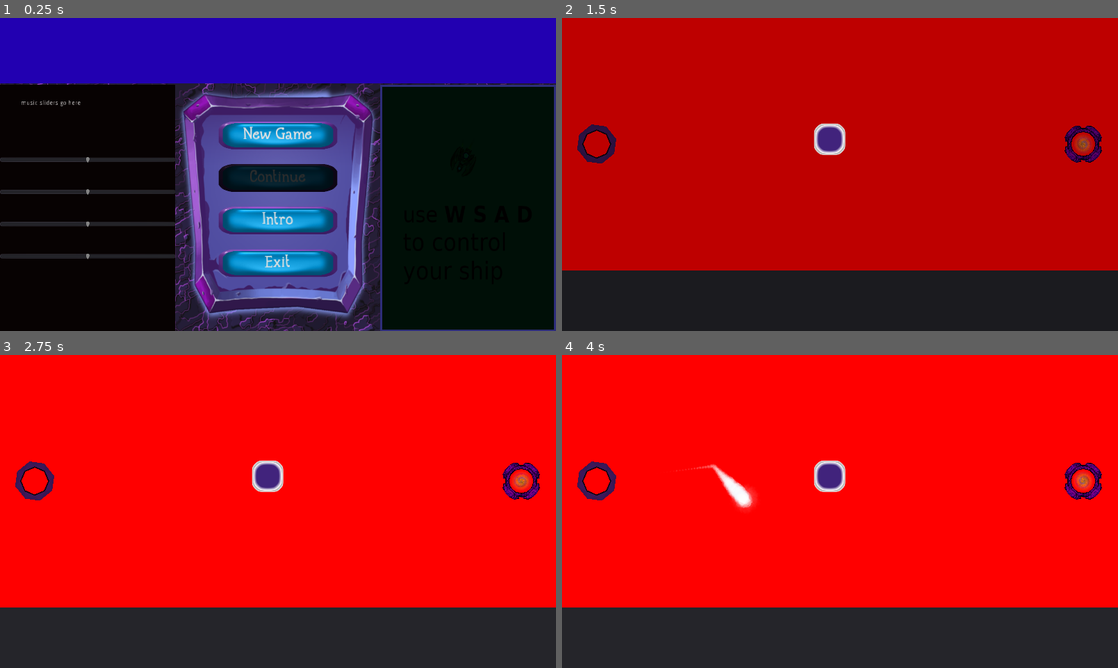
Above: before the commit, frames 1-4 (two rows, left to right).
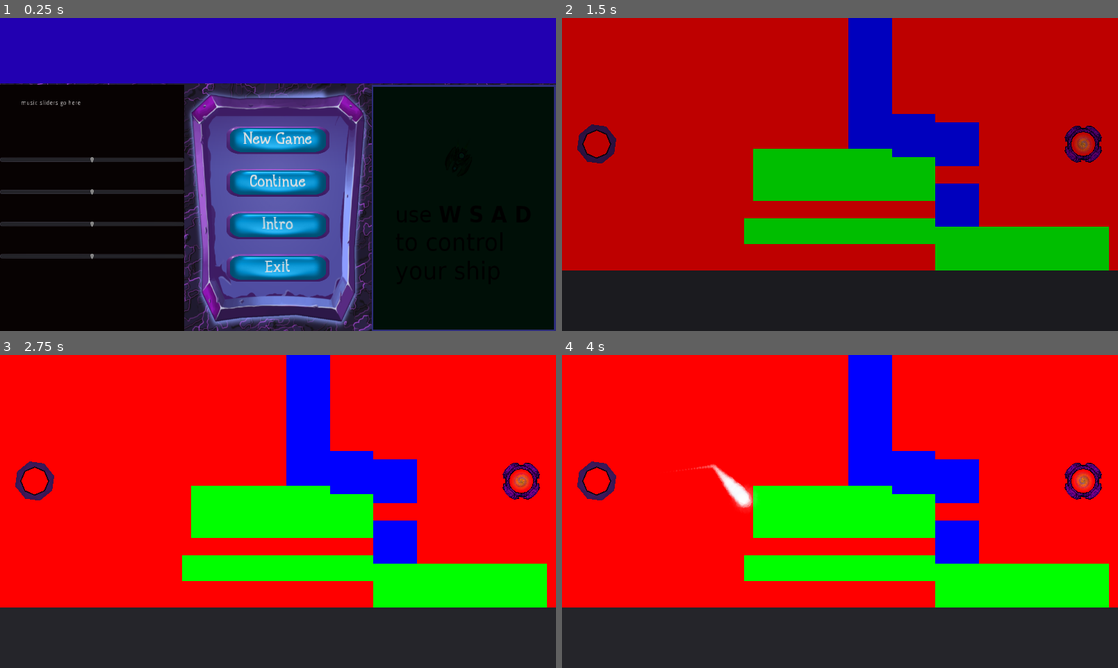
Above: after the commit, the same moments.

Repository: ktosox/Wild_Jam_03_2019
Game: Godot game, scene res://Scenes_and_Scripts/MainMenu/MainMenu.tscn
The game is run twice, just before and just after one commit, with the same random seed, the same clock (stepped at 60 frames per second) and the same inputs.
Inputs (mouse positions are in pixels of both pictures, inside the frame that each line leads up to):
- Up to frame 1 (0.25 s): no input
- Up to frame 2 (1.5 s): click "New Game" at 0.5 s; move the mouse to (962, 158) at 1.27 s; click (962, 158) at 1.42 s
- Up to frame 3 (2.75 s): tap Enter at 2 s; move the mouse to (166, 527) at 2.02 s; click (166, 527) at 2.17 s
- Up to frame 4 (4 s): move the mouse to (895, 442) at 2.77 s; click (895, 442) at 2.92 s; move the mouse to (812, 574) at 3.52 s; click (812, 574) at 3.67 s

The runs differ from the first frame. In frame 1, 18% of the frame differs, in the area x 15-85%, y 21-100%; in frame 2, 19%, in the area x 32-99%, y 0-81%; in frame 3, 19%; in frame 4, 19%.

Commit message:
layout is now level dependant

Diff:
--- a/CurrentLevel.gd
+++ b/CurrentLevel.gd
@@ -1,11 +1,10 @@
 extends Node
 
-# class member variables go here, for example:
-# var a = 2
+
 var Level
 var lifes = 3
 
 func _ready():
-	Level = 0
+	Level = 2
 
 	pass
--- /dev/null
+++ b/Levels/2/GameLayer.tscn
@@ -0,0 +1,21 @@
+[gd_scene load_steps=3 format=2]
+
+[ext_resource path="res://Scenes_and_Scripts/GameCore/GameLayerHolder.gd" type="Script" id=1]
+[ext_resource path="res://Scenes_and_Scripts/GameCore/ColorLayer.tscn" type="PackedScene" id=2]
+
+[node name="GameLayerHolder" type="Node"]
+script = ExtResource( 1 )
+
+[node name="Background" type="ColorRect" parent="."]
+anchor_right = 1.0
+anchor_bottom = 1.0
+color = Color( 0, 0, 0, 1 )
+
+[node name="LayerRed" parent="." instance=ExtResource( 2 )]
+tile_data = PoolIntArray( 65563, 0, 0, 196614, 0, 0, 196619, 0, 0, 196624, 0, 0, 196651, 1, 0, 393239, 1, 0, 393266, 1, 0, 589838, 0, 0, 655379, 1, 0, 1048591, 0, 0, 1835015, 1, 0, 1835023, 1, 0, 1835031, 1, 0, 1835039, 1, 0, 1900591, 0, 0, 2031623, 1, 0, 2031631, 1, 0, 2031639, 1, 0, 2031647, 1, 0 )
+
+[node name="LayerGreen" parent="." instance=ExtResource( 2 )]
+tile_data = PoolIntArray( 983062, 1, 0, 1179670, 1, 0, 1507349, 1, 0, 1507355, 1, 0, 1507363, 1, 0, 1572912, 0, 0, 1572917, 0, 0, 1572922, 0, 0, 1900597, 0, 0, 1900602, 0, 0 )
+
+[node name="LayerBlue" parent="." instance=ExtResource( 2 )]
+tile_data = PoolIntArray( 33, 0, 0, 65590, 0, 0, 65591, 0, 0, 65594, 0, 0, 65595, 0, 0, 65596, 0, 0, 131085, 0, 0, 131086, 0, 0, 131132, 0, 0, 196631, 0, 0, 196639, 0, 0, 196640, 0, 0, 196641, 0, 0, 196642, 0, 0, 196643, 0, 0, 262148, 0, 0, 262168, 0, 0, 262171, 0, 0, 262173, 0, 0, 262174, 0, 0, 262183, 0, 0, 262204, 0, 0, 327705, 0, 0, 393240, 0, 0, 393264, 0, 0, 393266, 0, 0, 393267, 0, 0, 458776, 0, 0, 589835, 0, 0, 589836, 0, 0, 720940, 0, 0, 851995, 0, 0, 852017, 0, 0, 917525, 0, 0, 1048603, 0, 0, 1048623, 0, 0, 1114140, 0, 0, 1114141, 0, 0, 1245227, 0, 0, 1376289, 0, 0, 1376307, 0, 0, 1441806, 0, 0, 1441807, 0, 0, 1507381, 0, 0, 1572894, 0, 0, 1572921, 0, 0, 1769519, 0, 0, 1900590, 0, 0, 1966105, 0, 0, 1966117, 0, 0, 1966120, 0, 0 )
--- a/Save.tscn
+++ b/Save.tscn
@@ -3,5 +3,4 @@
 [ext_resource path="res://CurrentLevel.gd" type="Script" id=1]
 
 [node name="CurrentLevel" type="Node"]
-
 script = ExtResource( 1 )
--- a/Scenes_and_Scripts/GameCore/GameState.gd
+++ b/Scenes_and_Scripts/GameCore/GameState.gd
@@ -7,13 +7,12 @@
 var gameMenu = load("res://Scenes_and_Scripts/GameCore/GameMenu.tscn")
 var gameOver = load("res://Scenes_and_Scripts/GameCore/GameOver.tscn")
 var playerBase = load("res://Scenes_and_Scripts/Player/PlayerGhost.tscn")
+var levelLayout #to be set at start
 var player
 
 
-var myLevel #
-var myManager
 var activeLayer
-var layerHolder
+var myLevelLayout #this gamestates level layout - depends on level
 
 var gameMode = 0 # 0 for mosue control / 1 for keyboard control
 
@@ -22,15 +21,17 @@
 func _ready():
 	get_tree().paused = false
 	$FadeInTimer.start()
-	$GenericBase.setParent(self)
 	$ExitPortal.parentGameState = self
-	layerHolder = $GameLayerHolder
+	setLayout()
+	myLevelLayout = levelLayout.instance()
+	add_child_below_node($ScreenEdge,myLevelLayout)
 	switchActiveLayer("red")
 
 
 func _process(delta):
 
 	pass
+
 
 
 
@@ -59,8 +60,19 @@
 	pass
 
 
+func setLayout():
+	match(Save.Level):
+		1:
+			levelLayout = preload("res://Levels/1/GameLayer.tscn")
+		2:
+			levelLayout = preload("res://Levels/2/GameLayer.tscn")
+		_:
+			print("the current level is ",Save.Level," so fuck you, LOL")
+			levelLayout = preload("res://Levels/1/GameLayer.tscn")
+
+
 func switchActiveLayer(newLayer):
-	layerHolder.setActiveLayer(newLayer)
+	myLevelLayout.setActiveLayer(newLayer)
 	pass
 
 func lockPlayer(lockPosition):
@@ -76,12 +88,9 @@
 	player = playerBase.instance()
 	add_child(player)
 
-func startPortal():
-
-	pass
 
 func gameWon():
-	$WinTimer.start()
+	#triggered on achiving victory condition
 	pass
 
 func openGameMenu():
@@ -96,20 +105,15 @@
 	get_tree().paused = true
 
 
-func _on_wonDelay_timeout():
-	myManager.changeLevel()
+
+func _on_FadeInTimer_timeout():
+	#triggered once screen stops fading in,
+	#stuff that starts after screen stops fading in goes here
+	spawnPlayer()
 	pass
 
 
-func _on_lostDelay_timeout():
-	if (Save.lifes > 0):
-		myManager.resetLevel()
-	else:
-		myManager.gameOver()
-	myManager.rest
+func _on_FadeOutTimer_timeout():
+	#triggered once screen fades to black
+	#next level stuff goes here
 	pass
-
-
-func _on_FadeInTimer_timeout():
-	spawnPlayer()
-	pass # Replace with function body.
--- a/Scenes_and_Scripts/GameCore/GameState.tscn
+++ b/Scenes_and_Scripts/GameCore/GameState.tscn
@@ -1,41 +1,29 @@
-[gd_scene load_steps=8 format=2]
+[gd_scene load_steps=6 format=2]
 
 [ext_resource path="res://Scenes_and_Scripts/GameCore/GameState.gd" type="Script" id=1]
-[ext_resource path="res://Scenes_and_Scripts/GameCore/GameLayerHolder.tscn" type="PackedScene" id=2]
-[ext_resource path="res://Scenes_and_Scripts/GameCore/ScreenEdge.tscn" type="PackedScene" id=3]
-[ext_resource path="res://Scenes_and_Scripts/Environment/SpawnPlatform.tscn" type="PackedScene" id=4]
-[ext_resource path="res://Scenes_and_Scripts/Environment/ExitPortal.tscn" type="PackedScene" id=5]
-[ext_resource path="res://Scenes_and_Scripts/Interface/Overlay.tscn" type="PackedScene" id=6]
-[ext_resource path="res://Scenes_and_Scripts/Bases/GenericBase.tscn" type="PackedScene" id=7]
+[ext_resource path="res://Scenes_and_Scripts/GameCore/ScreenEdge.tscn" type="PackedScene" id=2]
+[ext_resource path="res://Scenes_and_Scripts/Environment/SpawnPlatform.tscn" type="PackedScene" id=3]
+[ext_resource path="res://Scenes_and_Scripts/Environment/ExitPortal.tscn" type="PackedScene" id=4]
+[ext_resource path="res://Scenes_and_Scripts/Interface/Overlay.tscn" type="PackedScene" id=5]
 
 [node name="GameState" type="Node"]
 script = ExtResource( 1 )
 
-[node name="GameLayerHolder" parent="." instance=ExtResource( 2 )]
+[node name="ScreenEdge" parent="." instance=ExtResource( 2 )]
 
-[node name="ScreenEdge" parent="." instance=ExtResource( 3 )]
+[node name="SpawnPlatform" parent="." instance=ExtResource( 3 )]
 
-[node name="SpawnPlatform" parent="." instance=ExtResource( 4 )]
-
-[node name="ExitPortal" parent="." instance=ExtResource( 5 )]
-
-[node name="lostDelay" type="Timer" parent="."]
-wait_time = 4.0
-one_shot = true
-
-[node name="wonDelay" type="Timer" parent="."]
-wait_time = 4.0
-one_shot = true
-
-[node name="Overlay" parent="." instance=ExtResource( 6 )]
-
-[node name="GenericBase" parent="." instance=ExtResource( 7 )]
-position = Vector2( 616.3, 278.922 )
+[node name="ExitPortal" parent="." instance=ExtResource( 4 )]
 
 [node name="FadeInTimer" type="Timer" parent="."]
 wait_time = 1.6
 one_shot = true
 
-[connection signal="timeout" from="lostDelay" to="." method="_on_lostDelay_timeout"]
-[connection signal="timeout" from="wonDelay" to="." method="_on_wonDelay_timeout"]
+[node name="Overlay" parent="." instance=ExtResource( 5 )]
+
+[node name="FadeOutTimer" type="Timer" parent="."]
+wait_time = 3.0
+one_shot = true
+
 [connection signal="timeout" from="FadeInTimer" to="." method="_on_FadeInTimer_timeout"]
+[connection signal="timeout" from="FadeOutTimer" to="." method="_on_FadeOutTimer_timeout"]
--- a/Scenes_and_Scripts/Interface/Overlay.gd
+++ b/Scenes_and_Scripts/Interface/Overlay.gd
@@ -17,8 +17,8 @@
 func animateTransition (type):
 	# 0 - opens / 1 - closes
 	match type:
+		0:
+			$TransitionNode.open()
 		1:
-			$TransitionNode.open()
-		2:
 			$TransitionNode.close()
 	pass
--- a/Scenes_and_Scripts/Interface/Overlay.tscn
+++ b/Scenes_and_Scripts/Interface/Overlay.tscn
@@ -4,123 +4,45 @@
 [ext_resource path="res://Scenes_and_Scripts/Interface/TransitionNode.gd" type="Script" id=2]
 
 [node name="Overlay" type="Control"]
-
-anchor_left = 0.0
-anchor_top = 0.0
 anchor_right = 1.0
 anchor_bottom = 1.0
-rect_pivot_offset = Vector2( 0, 0 )
-rect_clip_content = false
-mouse_filter = 0
-mouse_default_cursor_shape = 0
-size_flags_horizontal = 1
-size_flags_vertical = 1
 script = ExtResource( 1 )
 
-[node name="TextureRect" type="TextureRect" parent="." index="0"]
-
-anchor_left = 0.0
-anchor_top = 0.0
+[node name="TextureRect" type="TextureRect" parent="."]
 anchor_right = 1.0
 anchor_bottom = 1.0
-rect_pivot_offset = Vector2( 0, 0 )
-rect_clip_content = false
-mouse_filter = 1
-mouse_default_cursor_shape = 0
-size_flags_horizontal = 1
-size_flags_vertical = 1
-stretch_mode = 0
 
-[node name="VBoxContainer" type="VBoxContainer" parent="." index="1"]
-
+[node name="VBoxContainer" type="VBoxContainer" parent="."]
 editor/display_folded = true
-anchor_left = 0.0
-anchor_top = 0.0
 anchor_right = 1.0
 anchor_bottom = 1.0
-rect_pivot_offset = Vector2( 0, 0 )
-rect_clip_content = false
-mouse_filter = 1
-mouse_default_cursor_shape = 0
-size_flags_horizontal = 1
-size_flags_vertical = 1
-alignment = 0
 
-[node name="ViewportContainer" type="ViewportContainer" parent="VBoxContainer" index="0"]
-
-anchor_left = 0.0
-anchor_top = 0.0
-anchor_right = 0.0
-anchor_bottom = 0.0
+[node name="ViewportContainer" type="ViewportContainer" parent="VBoxContainer"]
 margin_right = 1280.0
 margin_bottom = 576.0
-rect_pivot_offset = Vector2( 0, 0 )
-rect_clip_content = false
-mouse_filter = 0
-mouse_default_cursor_shape = 0
 size_flags_horizontal = 3
 size_flags_vertical = 3
-stretch = false
-stretch_shrink = 1
-_sections_unfolded = [ "Size Flags" ]
 
-[node name="Panel" type="Panel" parent="VBoxContainer" index="1"]
-
-anchor_left = 0.0
-anchor_top = 0.0
-anchor_right = 0.0
-anchor_bottom = 0.0
+[node name="Panel" type="Panel" parent="VBoxContainer"]
 margin_top = 580.0
 margin_right = 1280.0
 margin_bottom = 720.0
 rect_min_size = Vector2( 0, 140 )
-rect_pivot_offset = Vector2( 0, 0 )
-rect_clip_content = false
-mouse_filter = 0
-mouse_default_cursor_shape = 0
 size_flags_horizontal = 3
-size_flags_vertical = 1
-_sections_unfolded = [ "Grow Direction", "Mouse", "Rect", "Size Flags" ]
 
-[node name="HBoxContainer" type="HBoxContainer" parent="VBoxContainer/Panel" index="0"]
-
-anchor_left = 0.0
-anchor_top = 0.0
+[node name="HBoxContainer" type="HBoxContainer" parent="VBoxContainer/Panel"]
 anchor_right = 1.0
 anchor_bottom = 1.0
-rect_pivot_offset = Vector2( 0, 0 )
-rect_clip_content = false
-mouse_filter = 1
-mouse_default_cursor_shape = 0
 size_flags_horizontal = 3
 size_flags_vertical = 3
 alignment = 1
-_sections_unfolded = [ "Anchor", "Grow Direction", "Margin", "Rect", "Size Flags" ]
 
-[node name="TransitionNode" type="Control" parent="." index="2"]
-
-anchor_left = 0.0
-anchor_top = 0.0
+[node name="TransitionNode" type="Control" parent="."]
 anchor_right = 1.0
 anchor_bottom = 1.0
-rect_pivot_offset = Vector2( 0, 0 )
-rect_clip_content = false
-mouse_filter = 0
-mouse_default_cursor_shape = 0
-size_flags_horizontal = 1
-size_flags_vertical = 1
 script = ExtResource( 2 )
 
-[node name="ColorRect" type="ColorRect" parent="TransitionNode" index="0"]
-
-anchor_left = 0.0
-anchor_top = 0.0
+[node name="ColorRect" type="ColorRect" parent="TransitionNode"]
 anchor_right = 1.0
 anchor_bottom = 1.0
-rect_pivot_offset = Vector2( 0, 0 )
-rect_clip_content = false
-mouse_filter = 0
-mouse_default_cursor_shape = 0
-size_flags_horizontal = 1
-size_flags_vertical = 1
 color = Color( 0, 0, 0, 0 )
--- a/Scenes_and_Scripts/MainMenu/MainMenu.gd
+++ b/Scenes_and_Scripts/MainMenu/MainMenu.gd
@@ -35,7 +35,7 @@
 
 
 func _on_Button_Continue_pressed():
-	get_tree().change_scene("res://Scenes_and_Scripts/GameCore/GameScene.tscn")
+	get_tree().change_scene("res://Scenes_and_Scripts/GameCore/GameState.tscn")
 
 
 func _on_TutorialTimeout_timeout():
--- a/Scenes_and_Scripts/MainMenu/MainMenu.tscn
+++ b/Scenes_and_Scripts/MainMenu/MainMenu.tscn
@@ -56,7 +56,7 @@
 
 [node name="ColorRect" type="ColorRect" parent="VBoxContainer/HBoxContainer"]
 editor/display_folded = true
-margin_right = 404.0
+margin_right = 424.0
 margin_bottom = 566.0
 size_flags_horizontal = 3
 size_flags_vertical = 3
@@ -74,27 +74,27 @@
 anchor_bottom = 1.0
 
 [node name="MarginContainer5" type="MarginContainer" parent="VBoxContainer/HBoxContainer/ColorRect/ContainerAudioSLiders"]
-margin_right = 404.0
+margin_right = 424.0
 margin_bottom = 160.0
 rect_min_size = Vector2( 0, 15 )
 size_flags_vertical = 3
 
 [node name="VolumeMasterSlider" type="HSlider" parent="VBoxContainer/HBoxContainer/ColorRect/ContainerAudioSLiders"]
 margin_top = 164.0
-margin_right = 404.0
+margin_right = 424.0
 margin_bottom = 180.0
 min_value = -15.0
 max_value = 15.0
 
 [node name="MarginContainer2" type="MarginContainer" parent="VBoxContainer/HBoxContainer/ColorRect/ContainerAudioSLiders"]
 margin_top = 184.0
-margin_right = 404.0
+margin_right = 424.0
 margin_bottom = 234.0
 rect_min_size = Vector2( 0, 50 )
 
 [node name="VolumeMusicSlider" type="HSlider" parent="VBoxContainer/HBoxContainer/ColorRect/ContainerAudioSLiders"]
 margin_top = 238.0
-margin_right = 404.0
+margin_right = 424.0
 margin_bottom = 254.0
 min_value = -15.0
 max_value = 15.0
@@ -102,13 +102,13 @@
 
 [node name="MarginContainer" type="MarginContainer" parent="VBoxContainer/HBoxContainer/ColorRect/ContainerAudioSLiders"]
 margin_top = 258.0
-margin_right = 404.0
+margin_right = 424.0
 margin_bottom = 308.0
 rect_min_size = Vector2( 0, 50 )
 
 [node name="VolumeAmbientSlider" type="HSlider" parent="VBoxContainer/HBoxContainer/ColorRect/ContainerAudioSLiders"]
 margin_top = 312.0
-margin_right = 404.0
+margin_right = 424.0
 margin_bottom = 328.0
 min_value = -15.0
 max_value = 15.0
@@ -116,13 +116,13 @@
 
 [node name="MarginContainer3" type="MarginContainer" parent="VBoxContainer/HBoxContainer/ColorRect/ContainerAudioSLiders"]
 margin_top = 332.0
-margin_right = 404.0
+margin_right = 424.0
 margin_bottom = 382.0
 rect_min_size = Vector2( 0, 50 )
 
 [node name="VolumeEffectsSlider" type="HSlider" parent="VBoxContainer/HBoxContainer/ColorRect/ContainerAudioSLiders"]
 margin_top = 386.0
-margin_right = 404.0
+margin_right = 424.0
 margin_bottom = 402.0
 min_value = -15.0
 max_value = 15.0
@@ -130,17 +130,18 @@
 
 [node name="MarginContainer4" type="MarginContainer" parent="VBoxContainer/HBoxContainer/ColorRect/ContainerAudioSLiders"]
 margin_top = 406.0
-margin_right = 404.0
+margin_right = 424.0
 margin_bottom = 566.0
 rect_min_size = Vector2( 0, 15 )
 size_flags_vertical = 3
 
 [node name="ColorRect2" type="TextureRect" parent="VBoxContainer/HBoxContainer"]
-margin_left = 408.0
-margin_right = 872.0
+margin_left = 428.0
+margin_right = 852.0
 margin_bottom = 566.0
 size_flags_horizontal = 3
 texture = ExtResource( 4 )
+expand = true
 
 [node name="VBoxContainer" type="VBoxContainer" parent="VBoxContainer/HBoxContainer/ColorRect2"]
 anchor_right = 1.0
@@ -151,61 +152,62 @@
 alignment = 1
 
 [node name="MarginContainer3" type="MarginContainer" parent="VBoxContainer/HBoxContainer/ColorRect2/VBoxContainer"]
-margin_top = 57.0
-margin_right = 304.0
-margin_bottom = 72.0
+margin_top = 68.0
+margin_right = 264.0
+margin_bottom = 83.0
 rect_min_size = Vector2( 0, 15 )
 
 [node name="Button_NewGame" parent="VBoxContainer/HBoxContainer/ColorRect2/VBoxContainer" instance=ExtResource( 5 )]
-margin_top = 76.0
-margin_right = 304.0
-margin_bottom = 156.0
+margin_top = 87.0
+margin_right = 264.0
+margin_bottom = 167.0
 text = "New Game"
 
 [node name="MarginContainer5" type="MarginContainer" parent="VBoxContainer/HBoxContainer/ColorRect2/VBoxContainer"]
-margin_top = 160.0
-margin_right = 304.0
-margin_bottom = 170.0
+margin_top = 171.0
+margin_right = 264.0
+margin_bottom = 181.0
 rect_min_size = Vector2( 0, 10 )
 
 [node name="Button_Continue" parent="VBoxContainer/HBoxContainer/ColorRect2/VBoxContainer" instance=ExtResource( 5 )]
-margin_top = 174.0
-margin_right = 304.0
-margin_bottom = 254.0
+margin_top = 185.0
+margin_right = 264.0
+margin_bottom = 265.0
 text = "Continue"
 
 [node name="MarginContainer2" type="MarginContainer" parent="VBoxContainer/HBoxContainer/ColorRect2/VBoxContainer"]
-margin_top = 258.0
-margin_right = 304.0
-margin_bottom = 268.0
+margin_top = 269.0
+margin_right = 264.0
+margin_bottom = 279.0
 rect_min_size = Vector2( 0, 10 )
 
 [node name="Button_Intro" parent="VBoxContainer/HBoxContainer/ColorRect2/VBoxContainer" instance=ExtResource( 5 )]
-margin_top = 272.0
-margin_right = 304.0
-margin_bottom = 352.0
+margin_top = 283.0
+margin_right = 264.0
+margin_bottom = 363.0
 text = "Intro"
 
 [node name="MarginContainer" type="MarginContainer" parent="VBoxContainer/HBoxContainer/ColorRect2/VBoxContainer"]
-margin_top = 356.0
-margin_right = 304.0
-margin_bottom = 366.0
+margin_top = 367.0
+margin_right = 264.0
+margin_bottom = 377.0
 rect_min_size = Vector2( 0, 10 )
 
 [node name="Button_Exit" parent="VBoxContainer/HBoxContainer/ColorRect2/VBoxContainer" instance=ExtResource( 5 )]
-margin_top = 370.0
-margin_right = 304.0
-margin_bottom = 450.0
+margin_top = 381.0
+margin_right = 264.0
+margin_bottom = 461.0
 text = "Exit"
 
 [node name="MarginContainer4" type="MarginContainer" parent="VBoxContainer/HBoxContainer/ColorRect2/VBoxContainer"]
-margin_top = 454.0
-margin_right = 304.0
-margin_bottom = 484.0
-rect_min_size = Vector2( 0, 30 )
+margin_top = 465.0
+margin_right = 264.0
+margin_bottom = 473.0
+rect_min_size = Vector2( 0, 8 )
 
 [node name="ColorRect3" type="ColorRect" parent="VBoxContainer/HBoxContainer"]
-margin_left = 876.0
+editor/display_folded = true
+margin_left = 856.0
 margin_right = 1280.0
 margin_bottom = 566.0
 size_flags_horizontal = 3
Renamed: Scenes_and_Scripts/Levels/1/GameLayersLevel1.tscn -> Levels/1/GameLayer.tscn
